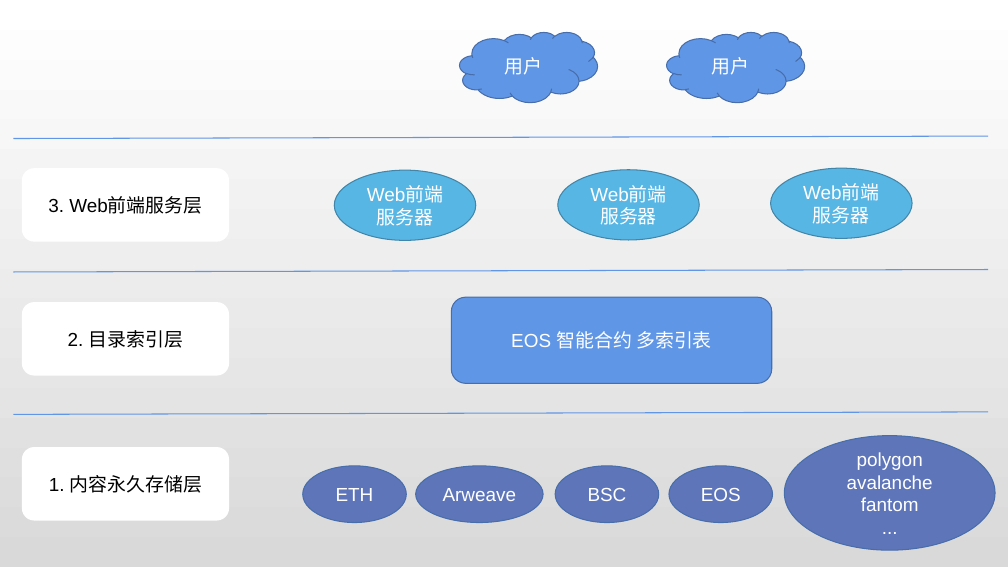
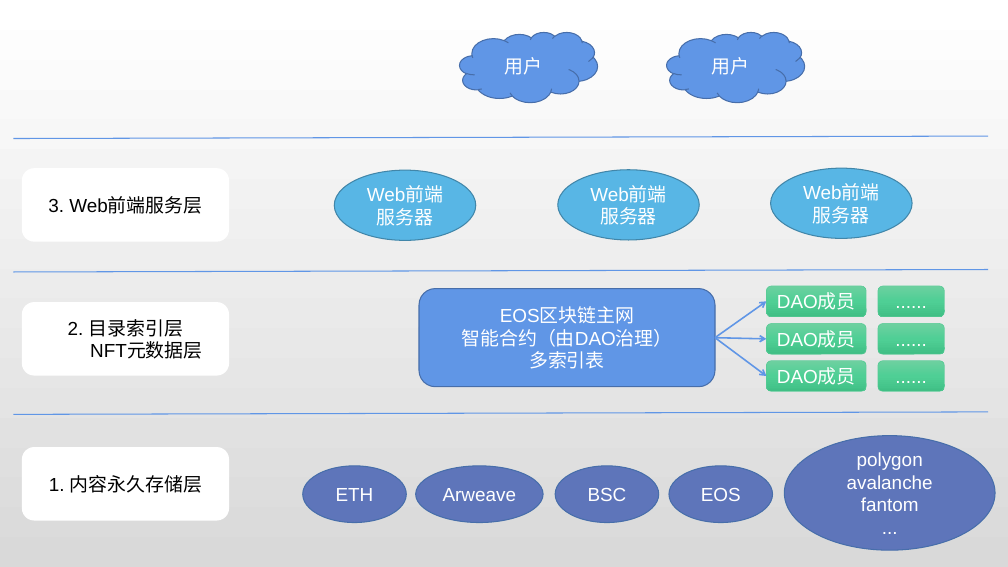
Before and after one commit to wingon-niu/MetaRealityNotes, a slide deck: slide 1 of doc/System_Architecture_Diagram_cn_v1.0.pptx. Drawn at 1008x567 pixels with LibreOffice and Linux fonts; fonts in the diff are those of the drawing. Boxes give left, top, right and bottom in pixels: in the first picture for what was removed or moved away, otherwise in the second. Text is boxed around its words. In the diff, an @@ line names an element or a change of style, - is before the commit and + after.

```diff
--- a/doc/System_Architecture_Diagram_cn_v1.0.pptx
+++ b/doc/System_Architecture_Diagram_cn_v1.0.pptx
@@ rounded rectangle "EOS区块链主网": place and size @@
-rounded rectangle "EOS区块链主网" at bbox=[451, 297, 772, 383]
+rounded rectangle "EOS区块链主网" at bbox=[419, 289, 715, 387]
@@ rounded rectangle added at bbox=[767, 286, 867, 317], fill gradient #6DD1A1 to #50D096 to #41BF85, outline #56CA95 0.5 pt, 18 pt, text #FFFFFF @@
+DAO成员
@@ rounded rectangle added at bbox=[878, 286, 944, 317], fill gradient #6DD1A1 to #50D096 to #41BF85, outline #56CA95 0.5 pt, 18 pt, text #FFFFFF @@
+......
@@ text in rounded rectangle at bbox=[461, 307, 672, 369]: text changed @@
-EOS 智能合约 多索引表
+EOS区块链主网
+智能合约（由DAO治理）
+多索引表
@@ arrow added from (715, 338) to (767, 302), #6096E6 1.5 pt @@
@@ rounded rectangle added at bbox=[767, 324, 867, 355], fill gradient #6DD1A1 to #50D096 to #41BF85, outline #56CA95 0.5 pt, 18 pt, text #FFFFFF @@
+DAO成员
@@ rounded rectangle added at bbox=[878, 324, 944, 355], fill gradient #6DD1A1 to #50D096 to #41BF85, outline #56CA95 0.5 pt, 18 pt, text #FFFFFF @@
+......
@@ text in rounded rectangle at bbox=[90, 343, 202, 359]: paragraph added @@
+NFT元数据层
@@ arrow added from (715, 338) to (767, 339), #6096E6 1.5 pt @@
@@ arrow added from (715, 338) to (767, 376), #6096E6 1.5 pt @@
@@ rounded rectangle added at bbox=[767, 361, 867, 392], fill gradient #6DD1A1 to #50D096 to #41BF85, outline #56CA95 0.5 pt, 18 pt, text #FFFFFF @@
+DAO成员
@@ rounded rectangle added at bbox=[878, 361, 944, 392], fill gradient #6DD1A1 to #50D096 to #41BF85, outline #56CA95 0.5 pt, 18 pt, text #FFFFFF @@
+......
```
Also in this commit, not shown: 1 other file.
